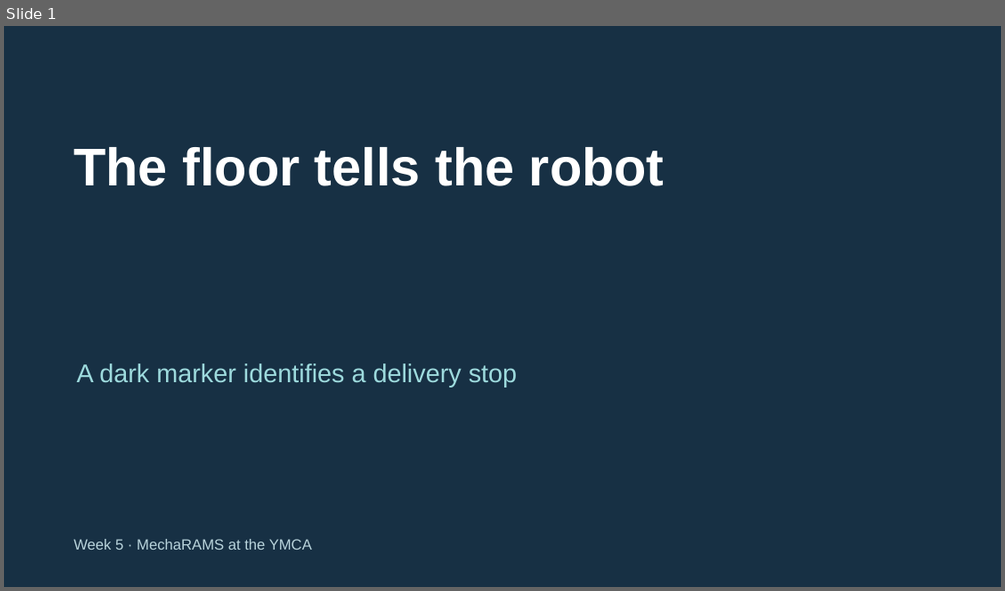
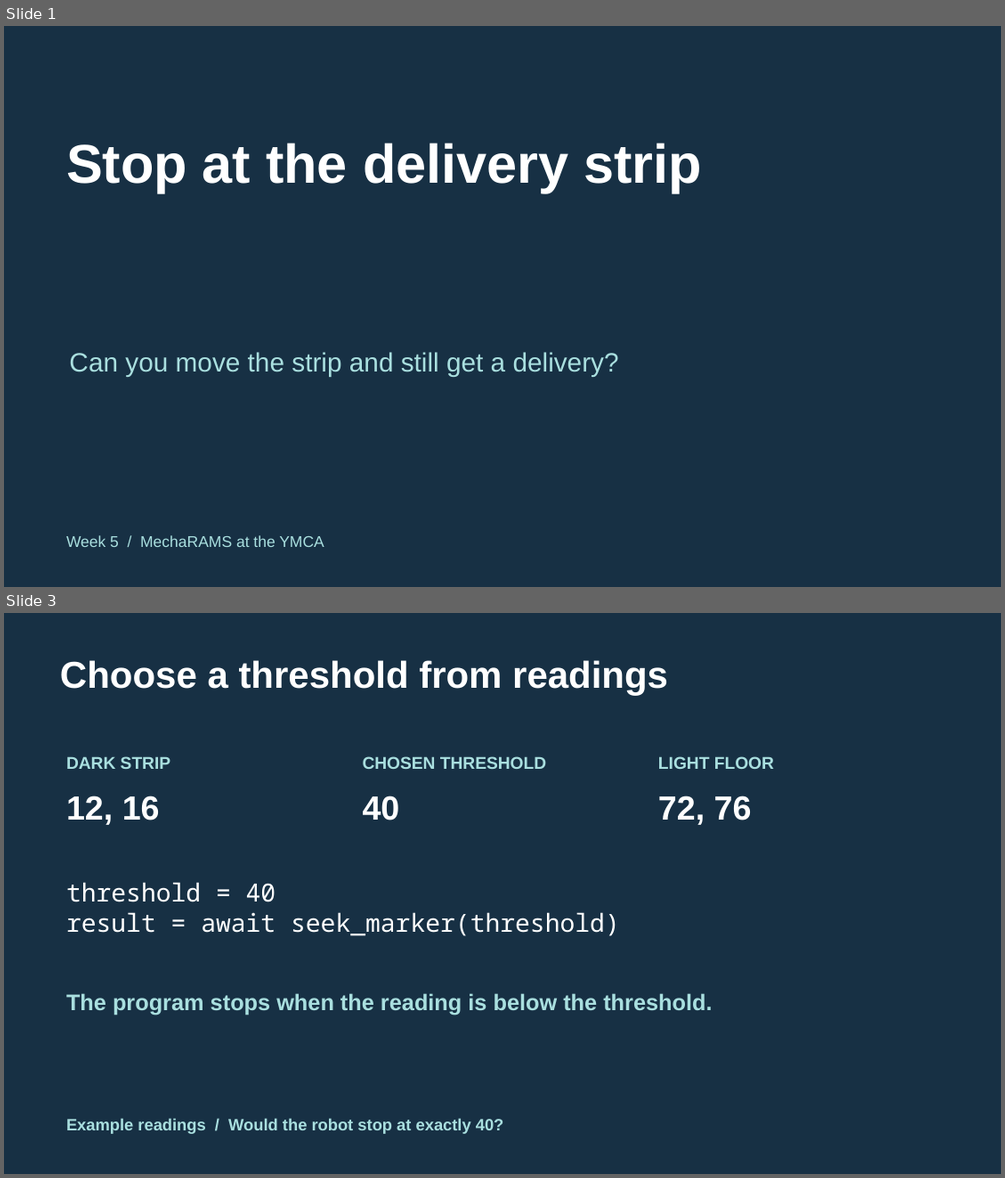
Before and after one commit to FRC999/YMCA-SPIKE-education, a slide deck: 03_Presentations/W05_marker.pptx. Shown one above the other, each under a label of ours: slide 1 before the commit, slides 1 and 3 after it; the slides between them are not shown. The pictures are 1005x591 and 1005x1178 pixels, drawn with LibreOffice and Linux fonts; fonts in the diff are those of the drawing. Boxes give left, top, right and bottom in pixels: in the first picture for what was removed or moved away, otherwise in the second. Text is boxed around its words. In the diff, an @@ line names an element or a change of style, - is before the commit and + after.

Commit message:
Update mentor decks for the Week 4 and 5 printable fields

```diff
--- a/03_Presentations/W05_marker.pptx
+++ b/03_Presentations/W05_marker.pptx
@@ slide 3 added at [4,613,1001,1174], background #173044 @@
@@ text added at [60,660,668,695], 36 pt, text #FFFFFF, bold @@
+Choose a threshold from readings
@@ text added at [66,756,171,769], 16.5 pt, text #A9DFDF, bold @@
+DARK STRIP
@@ text added at [363,756,546,769], 16.5 pt, text #A9DFDF, bold @@
+CHOSEN THRESHOLD
@@ text added at [658,756,774,769], 16.5 pt, text #A9DFDF, bold @@
+LIGHT FLOOR
@@ text added at [66,795,160,825], 32.2 pt, text #FFFFFF, bold @@
+12, 16
@@ text added at [363,795,400,820], 32.2 pt, text #FFFFFF, bold @@
+40
@@ text added at [658,795,752,825], 32.2 pt, text #FFFFFF, bold @@
+72, 76
@@ text added at [66,882,620,936], 24 pt, text #FFFFFF @@
+threshold = 40
+result = await seek_marker(threshold)
@@ text added at [66,993,712,1014], 21.8 pt, text #A9DFDF, bold @@
+The program stops when the reading is below the threshold.
@@ text added at [66,1118,504,1134], 15.8 pt, text #A9DFDF, bold @@
+Example readings / Would the robot stop at exactly 40?
@@ slide 1 changed as well @@
@@ text at [66,143,702,192]: text changed; size 51 to 52.5 pt @@
-The floor tells the robot
+Stop at the delivery strip
@@ text at [69,352,619,377]: text changed; size 24.8 to 25.5 pt; text colour #9DDADD to #A9DFDF @@
-A dark marker identifies a delivery stop
+Can you move the strip and still get a delivery?
@@ text at [66,535,324,547]: text changed; size 14.2 to 15 pt; text colour #B9D4DC to #A9DFDF @@
-Week 5 · MechaRAMS at the YMCA
+Week 5 / MechaRAMS at the YMCA
```
Also in this commit, not shown: 4 other slides added, 5 slides removed, 17 other files.
